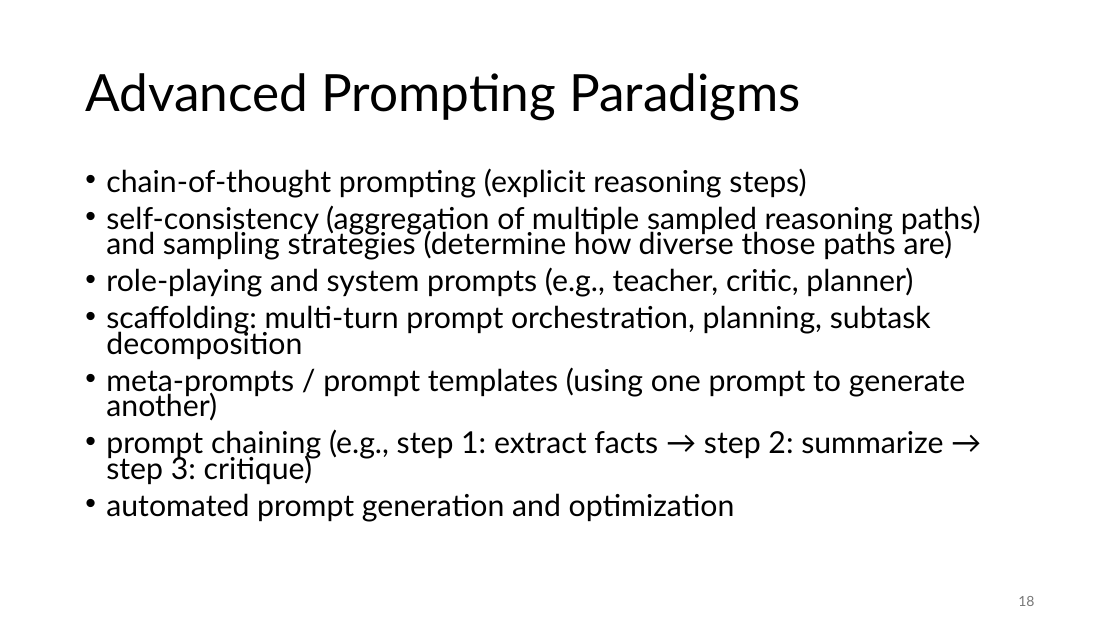
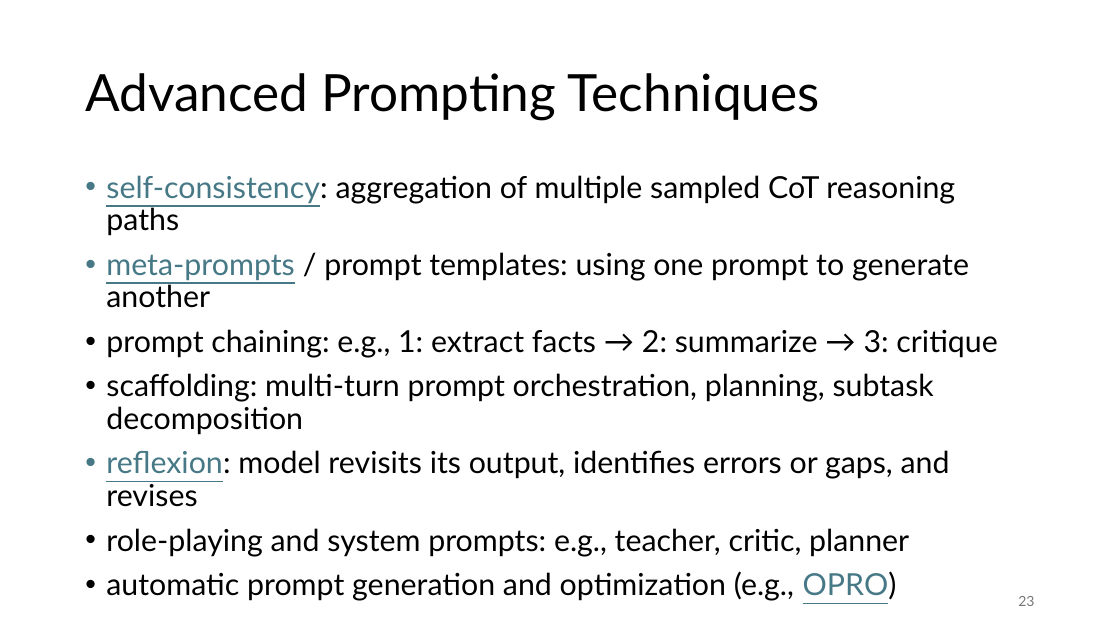
Before and after one commit to FelixWick/language_models, a slide deck: slide 23 of slides/4_context_engineering.pptx (slide 18 before the commit). Drawn at 1120x630 pixels with LibreOffice and Linux fonts; fonts in the diff are those of the drawing. Boxes give left, top, right and bottom in pixels: in the first picture for what was removed or moved away, otherwise in the second. Text is boxed around its words. In the diff, an @@ line names an element or a change of style, - is before the commit and + after.

```diff
--- a/slides/4_context_engineering.pptx
+++ b/slides/4_context_engineering.pptx
@@ title at (85, 73, 820, 120): text changed @@
-Advanced Prompting Paradigms
+Advanced Prompting Techniques
@@ text at (106, 175, 997, 357): text changed; size 25.9 to 26 pt @@
-• chain-of-thought prompting (explicit reasoning steps)
-• self-consistency (aggregation of multiple sampled reasoning paths) and sampling strategies (determine how diverse those paths are)
-• role-playing and system prompts (e.g., teacher, critic, planner)
+• self-consistency: aggregation of multiple sampled CoT reasoning paths
+• meta-prompts / prompt templates: using one prompt to generate another
+• prompt chaining: e.g., 1: extract facts → 2: summarize → 3: critique
@@ text at (106, 373, 934, 435): size 25.9 to 26 pt in "scaffolding: multi-turn prompt orchestration, planning, subt ..."; line spacing 0.7 to 0.9 @@
@@ text at (106, 450, 950, 601): text changed; size 25.9 to 26 pt @@
-• meta-prompts / prompt templates (using one prompt to generate another)
-• prompt chaining (e.g., step 1: extract facts → step 2: summarize → step 3: critique)
-• automated prompt generation and optimization
+• reflexion: model revisits its output, identifies errors or gaps, and revises
+• role-playing and system prompts: e.g., teacher, critic, planner
+• automatic prompt generation and optimization (e.g., OPRO)
@@ page number at (1018, 596, 1034, 606): text changed @@
-18
+23
```
Also in this commit, not shown: 1 other slide changed, 2 slides added, 2 other files.
